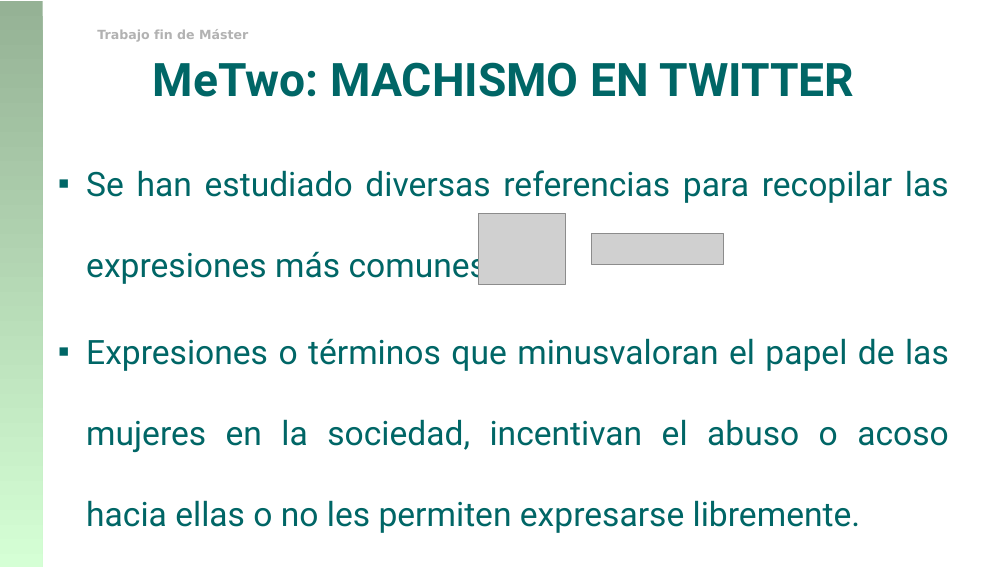
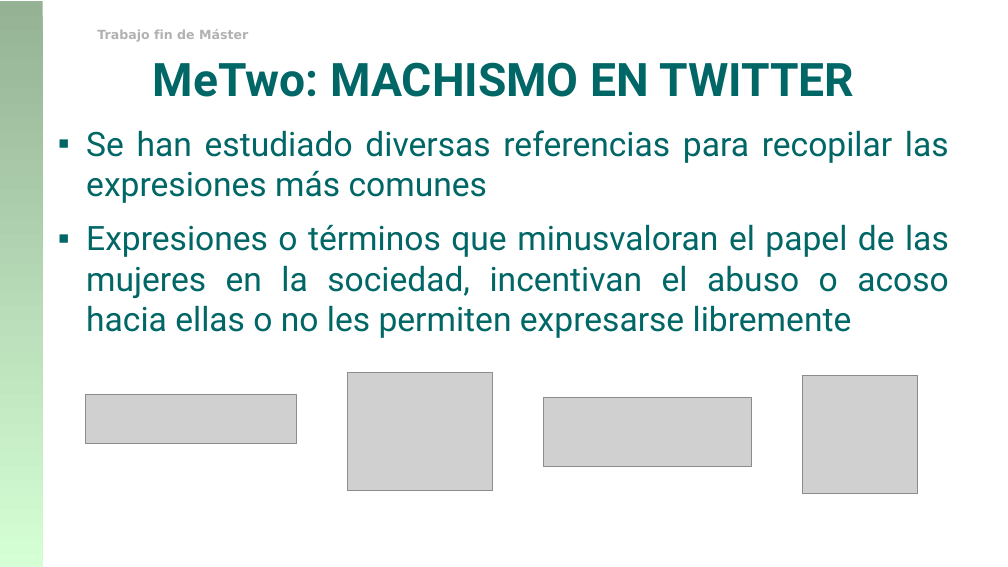
Before and after one commit to franciscorodriguez92/uned-tfm, a slide deck: slide 7 of TFM_Francisco_Rodriguez.pptx. Drawn at 1008x567 pixels with LibreOffice and Linux fonts; fonts in the diff are those of the drawing; grey boxes stand for pictures; background and template pictures are left out. Boxes give left, top, right and bottom in pixels: in the first picture for what was removed or moved away, otherwise in the second. Text is boxed around its words. In the diff, an @@ line names an element or a change of style, - is before the commit and + after.

```diff
--- a/TFM_Francisco_Rodriguez.pptx
+++ b/TFM_Francisco_Rodriguez.pptx
@@ text at <box>86,130,949,203</box>: text changed @@
-▪ Se han estudiado diversas referencias para recopilar las expresiones más comunes.
-▪ Expresiones o términos que minusvaloran el papel de las mujeres en la sociedad, incentivan el abuso o acoso hacia ellas o no les permiten expresarse libremente.
+▪ Se han estudiado diversas referencias para recopilar las expresiones más comunes
@@ text added at <box>86,224,949,338</box>, 32 pt, text #006666 @@
+▪ Expresiones o términos que minusvaloran el papel de las mujeres en la sociedad, incentivan el abuso o acoso hacia ellas o no les permiten expresarse libremente
@@ picture removed at <box>478,213,566,284</box> @@
@@ picture removed at <box>592,234,724,264</box> @@
@@ picture added at <box>347,373,492,491</box> @@
@@ picture added at <box>803,376,918,494</box> @@
@@ picture added at <box>86,395,296,444</box> @@
@@ picture added at <box>544,398,752,466</box> @@
```
Also in this commit, not shown: 20 other slides changed, 2 slides removed, 1 other file.
